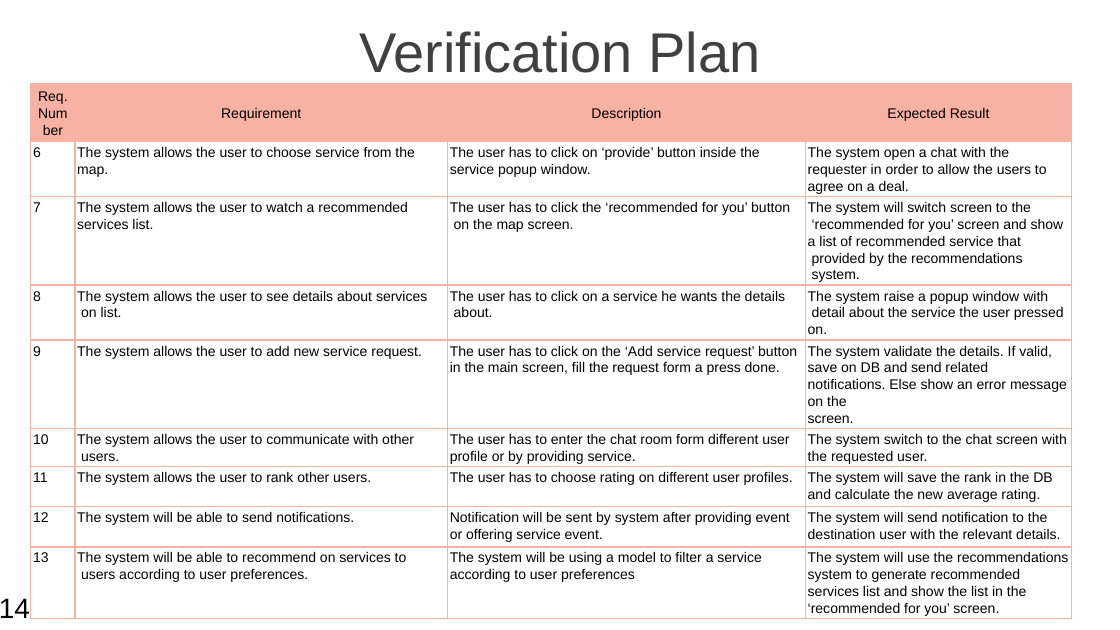
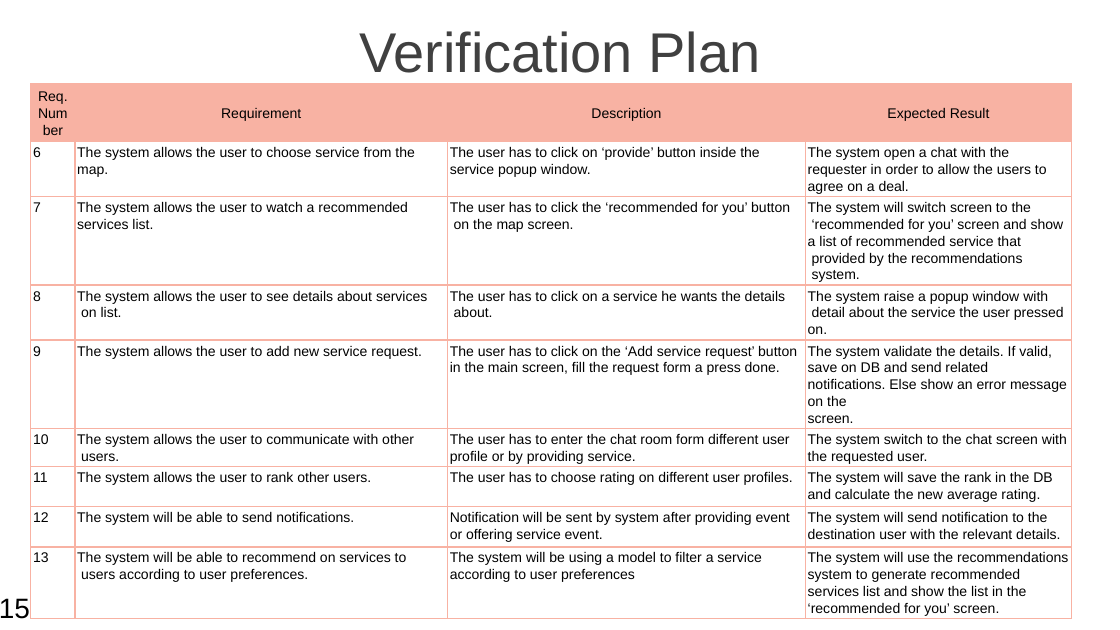
Before and after one commit to sshaulnv/Final-project-doit, a slide deck: slide 15 of Capstone Project Phase A-23-1-D-4.pptx (slide 14 before the commit). Drawn at 1120x630 pixels with LibreOffice and Linux fonts; fonts in the diff are those of the drawing; background and template pictures are left out. Boxes give left, top, right and bottom in pixels: in the first picture for what was removed or moved away, otherwise in the second. Text is boxed around its words. In the diff, an @@ line names an element or a change of style, - is before the commit and + after.

```diff
--- a/Capstone Project Phase A-23-1-D-4.pptx
+++ b/Capstone Project Phase A-23-1-D-4.pptx
@@ text at <box>0,598,30,619</box>: text changed @@
-14
+15
```
Also in this commit, not shown: 5 other slides changed, 1 slide added, 2 other files.
